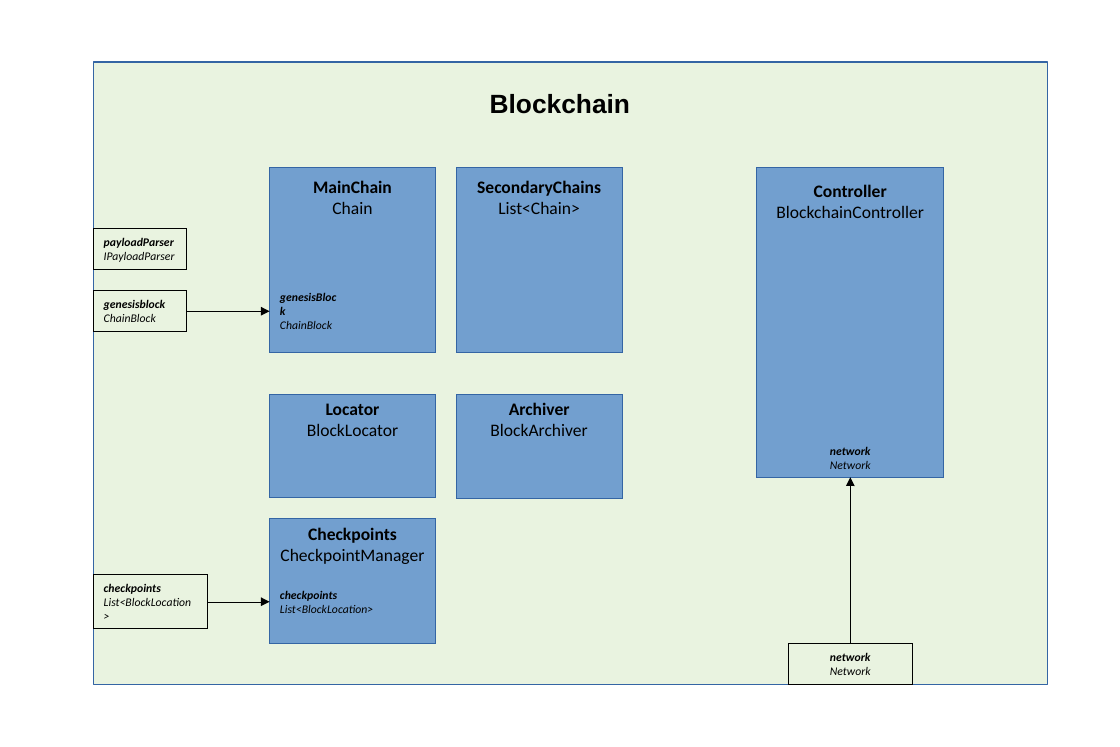
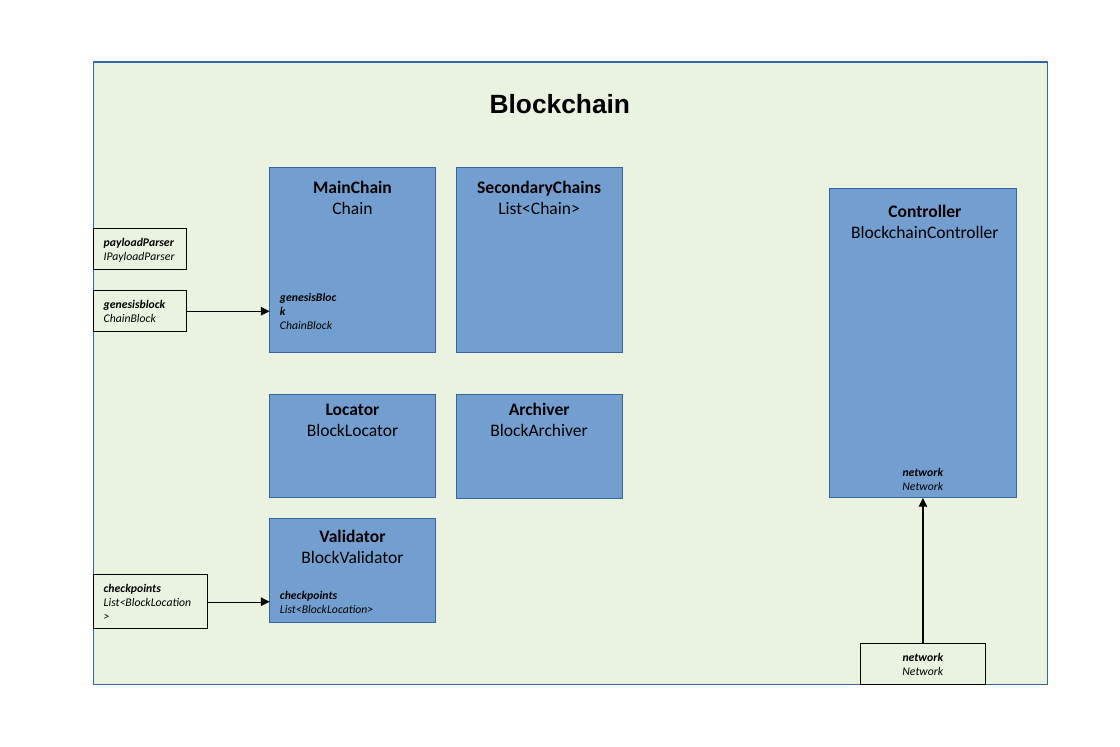
Before and after one commit to BusinessChain/BToken, a slide deck: slide 1 of Doc/Blockchain.odp. Drawn at 1120x747 pixels with LibreOffice and Linux fonts; fonts in the diff are those of the drawing. Boxes give left, top, right and bottom in pixels: in the first picture for what was removed or moved away, otherwise in the second. Text is boxed around its words. In the diff, an @@ line names an element or a change of style, - is before the commit and + after.

Commit message:
Removed CheckpointManager and moved PayloadParser out of Blockchain

```diff
--- a/Doc/Blockchain.odp
+++ b/Doc/Blockchain.odp
@@ rectangle: place and size @@
-rectangle at box(758, 168, 944, 477)
+rectangle at box(829, 189, 1016, 498)
@@ text "Controller": place and size @@
-text "Controller" at box(776, 184, 923, 218)
+text "Controller" at box(851, 204, 998, 238)
@@ text "network": place and size @@
-text "network" at box(830, 446, 871, 469)
+text "network" at box(902, 467, 944, 490)
@@ elbow arrow moved from (850, 643) - (850, 477) to (923, 643) - (923, 497) @@
@@ rectangle: place and size @@
-rectangle at box(270, 518, 435, 643)
+rectangle at box(270, 518, 435, 622)
@@ text at box(301, 529, 403, 563): text changed @@
-Checkpoints
-CheckpointManager
+Validator
+BlockValidator
@@ rectangle "network": place and size @@
-rectangle "network" at box(788, 643, 912, 684)
+rectangle "network" at box(861, 643, 985, 684)
```
Also in this commit, not shown: 7 other files.
